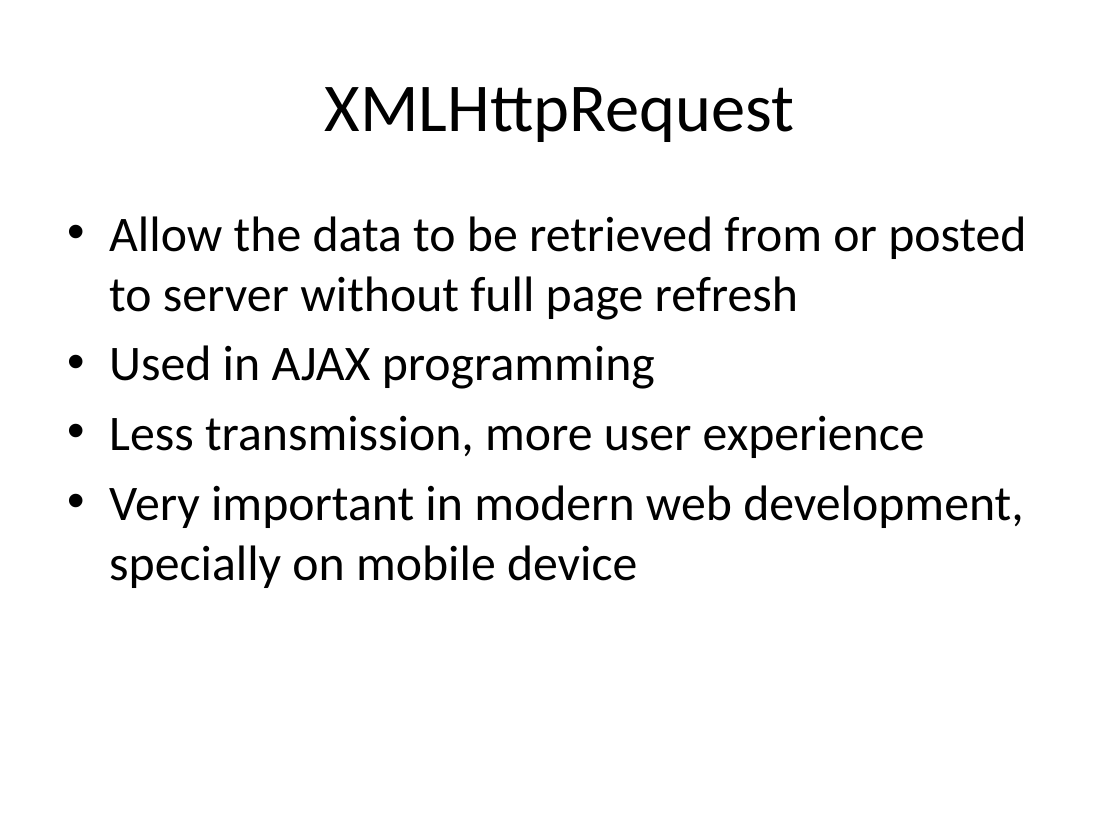
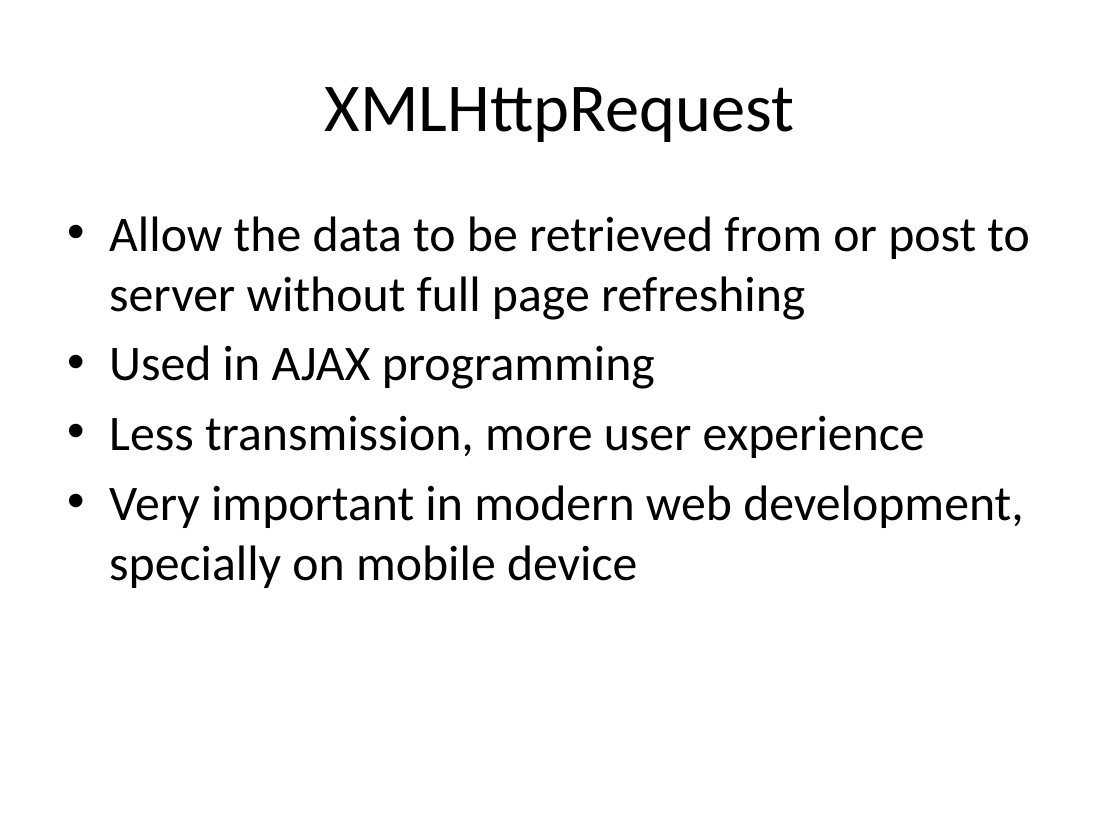
Before and after one commit to HLimit/h5_Traning, a slide deck: slide 2 of [presentation/[4]XMLHttpRequest.pptx. Drawn at 1120x840 pixels with LibreOffice and Linux fonts; fonts in the diff are those of the drawing. Boxes give left, top, right and bottom in pixels: in the first picture for what was removed or moved away, otherwise in the second. Text is boxed around its words. In the diff, an @@ line names an element or a change of style, - is before the commit and + after.

```diff
--- a/[presentation/[4]XMLHttpRequest.pptx
+++ b/[presentation/[4]XMLHttpRequest.pptx
@@ text at bbox=[109, 216, 1029, 320]: text changed @@
-  • Allow the data to be retrieved from or posted to server without full page refresh
+  • Allow the data to be retrieved from or post to server without full page refreshing
```
Also in this commit, not shown: 4 other slides changed, 15 other files.
